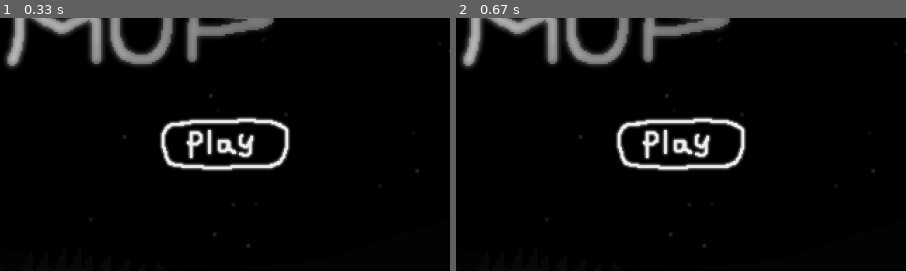
Above: before the commit, frames 1-2 (left to right).
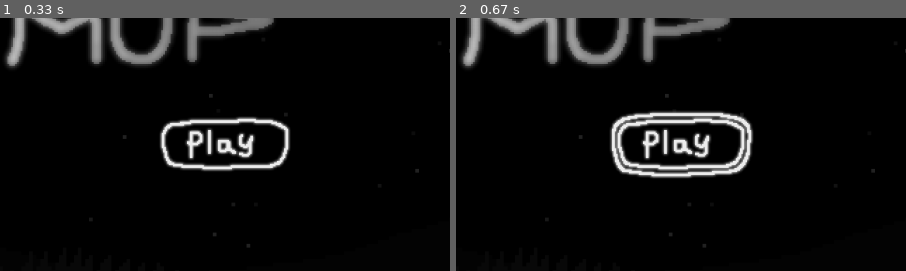
Above: after the commit, the same moments.

Repository: r5nnn/shmup
Game: pygame game, started from shmup.py
The game is run twice, just before and just after one commit, with the same random seed, the same clock (stepped at 60 frames per second) and the same inputs.
Inputs (mouse positions are % of the whole screen's width and height, from its top left):
- Up to frame 1 (0.33 s): no input
- Up to frame 2 (0.67 s): click (68, 42) at 0.38 s
The pictures show only the part of the screen within x 43-93%, y 18-68%; the shares and areas given below are measured in that part.

Frame 1 is identical in both runs. In frame 2, 2.2% of the frame differs, in the area x 34-66%, y 36-64%.

Commit message:
Finished adding all button versions. Added option to image class to not use mask collision entirely.

Diff:
--- a/src/components/ui/button/__init__.py
+++ b/src/components/ui/button/__init__.py
@@ -1,4 +1,6 @@
-from src.components.ui.button.imagebutton import ImageToggleButton
+from src.components.ui.button.imagebutton import (
+    ImageToggleButton, ImageClickButton, ImageRectClickButton,
+    ImageRectToggleButton)
 from src.components.ui.button.textbutton import (
     TextClickButton, TextToggleButton, TextRectClickButton,
     TextRectToggleButton)
--- a/src/components/ui/button/basemixins.py
+++ b/src/components/ui/button/basemixins.py
@@ -123,6 +123,7 @@
     _width: int = ...
     _height: int = ...
     _image: pygame.Surface = ...
+    _use_mask: bool = ...
 
     def __init__(self, position: tuple[int, int],
                  align: RectAlignments = "topleft",
@@ -152,6 +153,9 @@
     @override
     def contains(self, x: int, y: int) -> bool | None:
         super().contains(x, y)
-        relx, rely = x - self._rect.x, y - self._rect.y
-        return (self._rect.collidepoint(x, y) and
-                self._image_mask.get_at((relx, rely)))
+        if self._rect.collidepoint(x, y):
+            if self._use_mask:
+                relx, rely = x - self._rect.x, y - self._rect.y
+                return bool(self._image_mask.get_at((relx, rely)))
+            return True
+        return False
--- a/src/components/ui/button/imagebutton.py
+++ b/src/components/ui/button/imagebutton.py
@@ -2,14 +2,16 @@
 from typing import Callable, TYPE_CHECKING, override
 
 
-from src.components.ui.button.imagemixins import ToggleImageMixin
-from src.components.ui.button.basemixins import ImageButtonBaseMixin
+from src.components.ui.button.imagemixins import (
+    ToggleImageMixin, ClickImageMixin)
+from src.components.ui.button.basemixins import (
+    ImageButtonBaseMixin, RectButtonMixin)
 from src.components.ui.button.inputmixins import checktoggle
 from src.components.ui.widgetutils import WidgetBase
 
 if TYPE_CHECKING:
     import pygame
-    from src.components.ui.button._types import _Align
+    from src.components.ui.button._types import _Align, _Colors
     from src.core.constants import RectAlignments
 
 
@@ -53,3 +55,127 @@
 
     def _align_rect(self) -> None:
         ImageButtonBaseMixin._align_rect(self)
+
+
+class ImageClickButton(ImageButtonBaseMixin, ClickImageMixin):
+    def __init__(self, position: tuple[int, int],
+                 images: tuple[pygame.Surface] | pygame.Surface,
+                 align: RectAlignments = "topleft",
+                 click_audio_tag: str = "click",
+                 release_audio_tag: str = "click",
+                 image_mask: pygame.Surface | False | None = None,
+                 image_align: _Align = None, padding: int = 20,
+                 on_click: Callable | None = None,
+                 on_release: Callable | None = None, *,
+                 sub_widget: bool = False):
+        ImageButtonBaseMixin.__init__(self, position, align, click_audio_tag,
+                                      release_audio_tag, sub_widget=sub_widget)
+        ClickImageMixin.__init__(self, images, image_mask, image_align,
+                                 padding, on_click, on_release)
+        self._rect = self._image_rect
+        self._width, self._height = self._rect.size
+
+    @override
+    def blit(self):
+        ToggleImageMixin.blit(self)
+
+    @override
+    def update(self) -> None:
+        WidgetBase.update(self)
+        ClickImageMixin.update(self)
+        if self.requires_realignment:
+            self._align_rect()
+
+    def _align_rect(self) -> None:
+        ImageButtonBaseMixin._align_rect(self)
+
+
+class ImageRectToggleButton(RectButtonMixin, ToggleImageMixin):
+    def __init__(self, position: tuple[int, int], size: tuple[int, int],
+                 images: tuple[pygame.Surface] | pygame.Surface,
+                 align: RectAlignments = "topleft", radius: int = 0,
+                 colors: _Colors = None, click_audio_tag: str = "click",
+                 release_audio_tag: str = "click",
+                 mask_image: pygame.Surface | None = None,
+                 image_align: _Align = None, padding: int = 20,
+                 on_toggle_on: Callable | None = None,
+                 on_toggle_off: Callable | None = None, *,
+                 requires_state: bool = False, sub_widget: bool = False):
+        RectButtonMixin.__init__(self, position, size, align, radius, colors,
+                                 click_audio_tag, release_audio_tag,
+                                 sub_widget=sub_widget)
+        ToggleImageMixin.__init__(self, images, mask_image, image_align,
+                                  padding, on_toggle_on, on_toggle_off,
+                                  requires_state=requires_state)
+
+    def toggle_on(self) -> None:
+        super().toggle_on()
+        self._color = self.colors[2]
+
+    @checktoggle
+    def update_hover(self) -> None:
+        super().update_hover()
+        self._color = self.colors[1]
+
+    @checktoggle
+    def update_idle(self) -> None:
+        super().update_idle()
+        self._color = self.colors[0]
+
+    def update(self) -> None:
+        ToggleImageMixin.update(self)
+        RectButtonMixin.update(self)
+        if self.requires_realignment:
+            self._align_rect()
+
+    def blit(self) -> None:
+        RectButtonMixin.blit(self)
+        ToggleImageMixin.blit(self)
+
+    def _align_rect(self) -> None:
+        RectButtonMixin._align_rect(self)
+        self._align_image()
+
+
+class ImageRectClickButton(RectButtonMixin, ClickImageMixin):
+    def __init__(self, position: tuple[int, int], size: tuple[int, int],
+                 images: tuple[pygame.Surface] | pygame.Surface,
+                 align: RectAlignments = "topleft", radius: int = 0,
+                 colors: _Colors = None, click_audio_tag: str = "click",
+                 release_audio_tag: str = "click",
+                 image_mask: pygame.Surface | False | None = None,
+                 image_align: _Align = None, padding: int = 20,
+                 on_click: Callable | None = None,
+                 on_release: Callable | None = None, *,
+                 sub_widget: bool = False):
+        RectButtonMixin.__init__(self, position, size, align, radius, colors,
+                                 click_audio_tag, release_audio_tag,
+                                 sub_widget=sub_widget)
+        ClickImageMixin.__init__(self, images, image_mask, image_align,
+                                 padding, on_click, on_release)
+
+    def update_click(self) -> None:
+        super().update_click()
+        self._color = self.colors[2]
+
+    def update_hover(self) -> None:
+        super().update_hover()
+        self._color = self.colors[1]
+
+    def update_idle(self) -> None:
+        super().update_idle()
+        self._color = self.colors[0]
+
+    def update(self) -> None:
+        ClickImageMixin.update(self)
+        RectButtonMixin.update(self)
+        if self.requires_realignment:
+            self._align_rect()
+
+    def blit(self) -> None:
+        RectButtonMixin.blit(self)
+        ClickImageMixin.blit(self)
+
+    def _align_rect(self) -> None:
+        RectButtonMixin._align_rect(self)
+        self._align_image()
--- a/src/components/ui/button/imagemixins.py
+++ b/src/components/ui/button/imagemixins.py
@@ -16,15 +16,20 @@
     requires_realignment: bool = ...
 
     def __init__(self, images: tuple[pygame.Surface] | pygame.Surface,
-                 mask_image: pygame.Surface | None = None,
+                 mask_image: pygame.Surface | False | None = None,
                  image_align: _Align = None, padding: int = 20):
         self._images = images if isinstance(images, tuple) else (images,) * 3
         self._image = self._images[0]
-        self._image_mask = mask_image if mask_image is not None else (
-            pygame.mask.from_surface(self._images[0]))
+        self._use_mask = True
+        if mask_image is None:
+            self._image_mask = pygame.mask.from_surface(self._images[0])
+        elif mask_image is False:
+            self._use_mask = False
+        else:
+            self._image_mask = mask_image
         self._image_align = image_align
         self._padding = padding
-        self._image_rect = self._image.get_rect()  # defined when _align_image called
+        self._image_rect = self._image.get_rect()
         self.requires_realignment = True
 
     def _align_image(self) -> None:
@@ -76,7 +81,7 @@
 
 class ClickImageMixin(ClickInputMixin, ImageLabelMixin):
     def __init__(self, images: tuple[pygame.Surface] | pygame.Surface,
-                 image_mask: pygame.Surface | None = None,
+                 image_mask: pygame.Surface | False | None = None,
                  image_align: _Align = None, padding: int = 20,
                  on_click: Callable | None = None,
                  on_release: Callable | None = None):
--- a/src/components/ui/button/textmixins.py
+++ b/src/components/ui/button/textmixins.py
@@ -11,8 +11,6 @@
 
 if TYPE_CHECKING:
     from src.components.ui.button._types import _Colors, _Align
-
-
 
 
 class TextLabelMixin:
@@ -72,6 +70,7 @@
                  font: pygame.font.Font | None = None, font_size: int = 32,
                  text_align: _Align | None = None, padding: int = 20,
                  on_toggle_on: Callable | None = None,
+
                  on_toggle_off: Callable | None = None, *,
                  requires_state: bool = False):
         ToggleInputMixin.__init__(self, on_toggle_on, on_toggle_off,
--- a/src/states/title.py
+++ b/src/states/title.py
@@ -11,7 +11,7 @@
 from src.core.prepare import image_paths, audio_paths, sprites
 from src.states.state import State
 from src.components.manager import statemanager
-from src.components.ui.button import ImageToggleButton
+from src.components.ui.button import ImageClickButton
 
 
 class Title(State):
@@ -29,8 +29,8 @@
 
         # audio
         background_audio.add_audio(audio_paths("menuloop rmx"))
-        self.play = ImageToggleButton(
-            (int(screen_size[0] * 0.6), screen_size[1] * 0.35), tuple(pygame.transform.scale_by(images, 3) for images in sprites("play")))
+        self.play = ImageClickButton(
+            (int(screen_size[0] * 0.6), screen_size[1] * 0.35), tuple(pygame.transform.scale_by(images, 3) for images in sprites("play")), image_mask=False)
         # # buttons
         # self.play = button_from_images(
         #     "play", (screen_size[0] * 0.6, screen_size[1] * 0.35),
